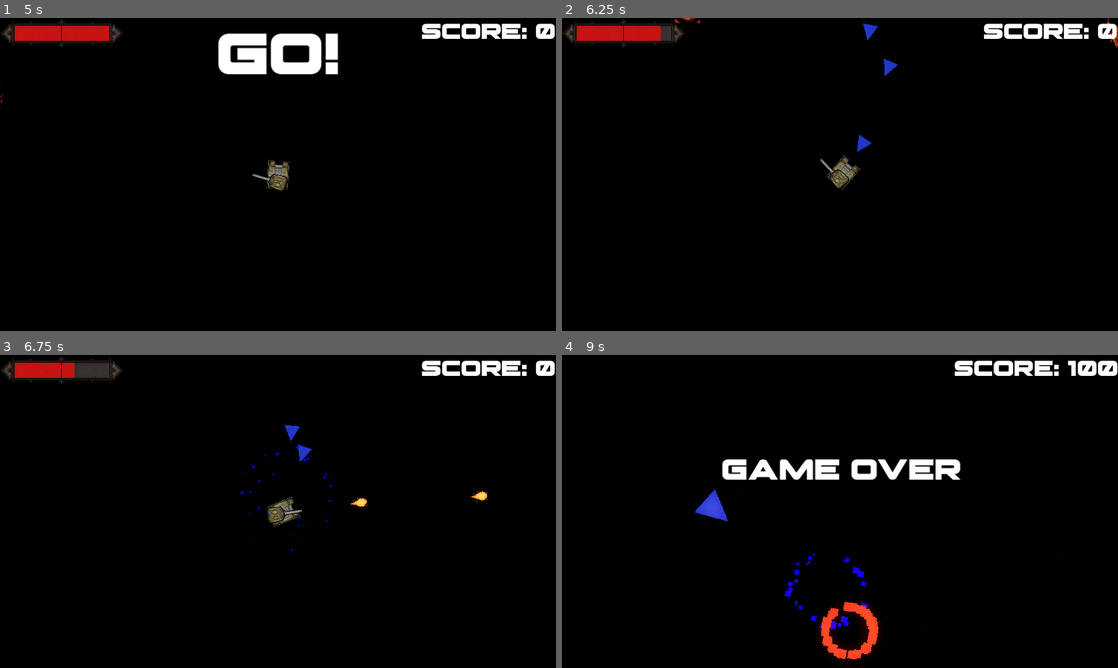
Above: before the commit, frames 1-4 (two rows, left to right).
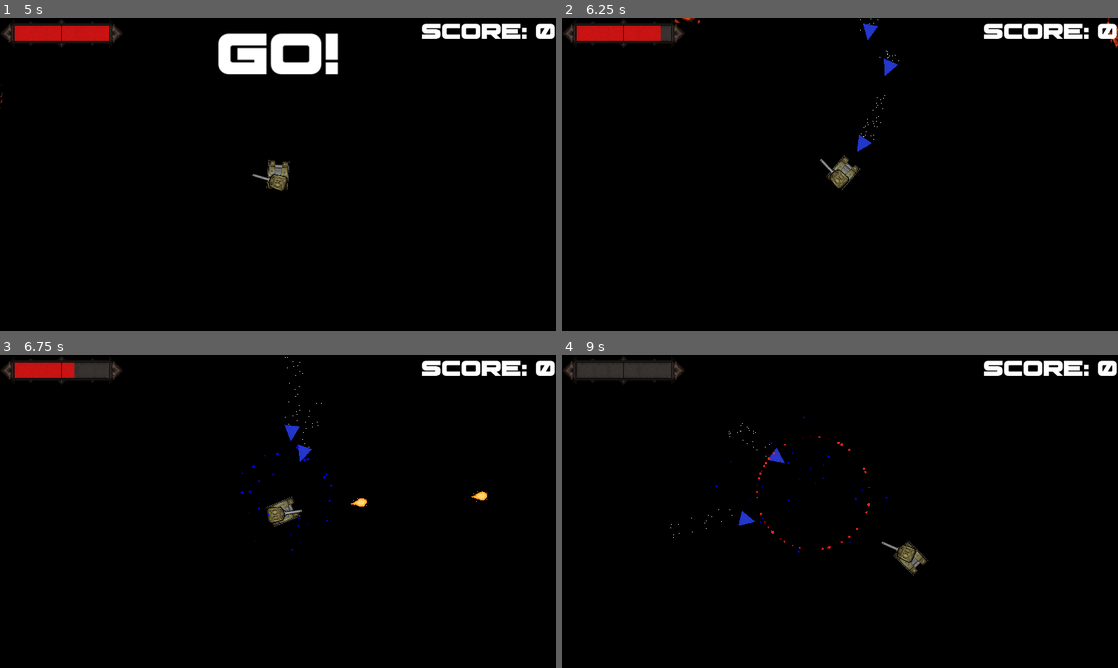
Above: after the commit, the same moments.

Repository: C1nemaclub/battletank
Game: Godot game, scene res://scenes/node.tscn
Two runs of this game, one before a commit and one after it. Both use one fixed random seed, a clock stepped at 60 frames per second and the inputs below.
Inputs (mouse positions are in pixels of both pictures, inside the frame that each line leads up to):
- Up to frame 1 (5 s): tap Enter at 0.5 s; move the mouse to (400, 158) at 0.52 s; press the mouse at (400, 158) at 0.53 s; hold D (right) 0.53-1.28 s; move the mouse to (166, 190) at 1.27 s; release the mouse at (166, 190) at 1.28 s; hold S (down) 1.28-2.03 s; click (166, 190) at 1.35 s; move the mouse to (333, 105) at 2.02 s; press the mouse at (333, 105) at 2.03 s; hold D (right) 2.03-2.78 s; move the mouse to (250, 237) at 2.77 s; release the mouse at (250, 237) at 2.78 s; hold W (up) 2.78-3.53 s; click (250, 237) at 2.85 s; move the mouse to (444, 221) at 3.52 s; press the mouse at (444, 221) at 3.53 s; hold A (left) from 3.53 s (still down); move the mouse to (111, 127) at 4.27 s; release the mouse at (111, 127) at 4.28 s; click (111, 127) at 4.35 s
- Up to frame 2 (6.25 s): move the mouse to (867, 174) at 5.02 s; release A (left) at 5.03 s; press the mouse at (867, 174) at 5.03 s; hold S (down) 5.03-5.78 s; move the mouse to (756, 96) at 5.77 s; release the mouse at (756, 96) at 5.78 s; hold D (right) from 5.78 s (still down); click (756, 96) at 5.85 s
- Up to frame 3 (6.75 s): move the mouse to (400, 495) at 6.52 s; release D (right) at 6.53 s; press the mouse at (400, 495) at 6.53 s; hold W (up) from 6.53 s (still down)
- Up to frame 4 (9 s): move the mouse to (728, 527) at 7.27 s; release W (up) at 7.28 s; release the mouse at (728, 527) at 7.28 s; hold D (right) 7.28-8.03 s; click (728, 527) at 7.35 s; move the mouse to (895, 442) at 8.02 s; press the mouse at (895, 442) at 8.03 s; hold S (down) 8.03-8.75 s; release the mouse at (895, 442) at 8.75 s; click (845, 527) at 8.75 s, where only the run after the commit has a clickable "Restart"

Frame 1 is identical in both runs. In frame 2, less than 0.1% of the frame differs, in the area x 53-61%, y 0-39%; in frame 3, less than 0.1%; in frame 4, 5.9%, in the area x 0-100%, y 0-98%.

Commit message:
new stuff

Diff:
--- a/project.godot
+++ b/project.godot
@@ -18,9 +18,10 @@
 
 [display]
 
-window/size/mode=4
 window/stretch/mode="canvas_items"
 window/stretch/aspect="expand"
+mouse_cursor/custom_image="res://assets/Crosshair 2.png"
+mouse_cursor/custom_image_hotspot=Vector2(64, 64)
 
 [editor]
 
--- a/scenes/enemy.gd
+++ b/scenes/enemy.gd
@@ -8,6 +8,7 @@
 var t = 0.0;
 var speed = randf_range(0.05, 0.15);
 var damage: float = 20;
+
 
 func _process(delta):
 	if(is_instance_valid(player)):
--- a/scenes/enemy.tscn
+++ b/scenes/enemy.tscn
@@ -1,8 +1,12 @@
-[gd_scene load_steps=4 format=3 uid="uid://sfvxdg5pvsmx"]
+[gd_scene load_steps=5 format=3 uid="uid://sfvxdg5pvsmx"]
 
 [ext_resource type="Script" path="res://scenes/enemy.gd" id="1_55y60"]
 [ext_resource type="Texture2D" uid="uid://cp5bdi6aflkxt" path="res://assets/enemy.png" id="1_mkaib"]
 [ext_resource type="PackedScene" uid="uid://dqplmgb0qqy7i" path="res://scenes/Particles.tscn" id="3_r274t"]
+
+[sub_resource type="Curve" id="Curve_1xlij"]
+_data = [Vector2(0.00666667, 0.991287), 0.0, 0.0, 0, 0, Vector2(1, 0.407507), 0.0, 0.0, 0, 0]
+point_count = 2
 
 [node name="Enemy" type="Sprite2D"]
 texture_filter = 1
@@ -17,5 +21,15 @@
 [node name="CollisionPolygon2D" type="CollisionPolygon2D" parent="Area2D"]
 polygon = PackedVector2Array(-32, 32, 32, -1, -32, -32)
 
+[node name="CPUParticles2D" type="CPUParticles2D" parent="."]
+position = Vector2(-36, 1)
+amount = 64
+emission_shape = 3
+emission_rect_extents = Vector2(1, 32.985)
+gravity = Vector2(-250, 0)
+scale_amount_min = 2.0
+scale_amount_max = 3.0
+scale_amount_curve = SubResource("Curve_1xlij")
+
 [connection signal="area_entered" from="Area2D" to="." method="_on_area_2d_area_entered"]
 [connection signal="body_entered" from="Area2D" to="." method="_on_area_2d_body_entered"]
--- a/scenes/hud.gd
+++ b/scenes/hud.gd
@@ -17,7 +17,7 @@
 
 func gameOver():
 	$GameOverLabel.visible = true
-	#$ResetButton.visible = true
+	$ResetButton.visible = true
 
 func _on_enemy_5_death():
 	pass # Replace with function body.
--- a/scenes/node.tscn
+++ b/scenes/node.tscn
@@ -17,8 +17,11 @@
 var can_spawn = true
 var is_game_live = false;
 var enemy_quantity = 2;
+var cursor = preload(\"res://assets/Crosshair 2.png\")
 # Called when the node enters the scene tree for the first time.
 func _ready():
+	#Input.set_custom_mouse_cursor(cursor)
+	Input.set_custom_mouse_cursor(cursor, Input.CURSOR_ARROW)
 	$CountdownTimer.connect(\"timeout\", onTimerCountdown)
 	var enemy = get_node(\"Enemy\")
 	if (!is_instance_valid(enemyTriangle)):
@@ -64,16 +67,6 @@
 func enemyDeath(points):
 	updateScore(points)
 
-func reset():
-	score = 0
-	updateScore(score)
-
-	var _player = player.instantiate()
-	_player.global_position = Vector2(500, 500)
-	add_child(_player)
-	is_game_live = true;
-	$HUD.gameStart()
-
 
 func _on_player_on_kill(killPoints):
 	score += killPoints;
@@ -89,7 +82,22 @@
 	$HUD.gameOver()
 
 func _on_hud_reset_game():
-	self.reset()
+	#self.reset()
+	score = 0;
+	updateScore(score);
+	is_game_live = true;
+	$HUD.gameStart();
+	$Player.start(Vector2(500, 500));
+
+func reset():
+	score = 0
+	updateScore(score)
+
+	var _player = player.instantiate()
+	_player.global_position = Vector2(500, 500)
+	add_child(_player)
+	is_game_live = true;
+	$HUD.gameStart()
 
 "
 
--- a/scenes/player.gd
+++ b/scenes/player.gd
@@ -24,6 +24,7 @@
 func _on_health_component_has_died():
 	playerDeath.emit()
 	explode()
+	main_gun.can_shoot = false
 
 func _on_health_component_health_changed(old_value, new_value):
 	health_bar.value = new_value;
@@ -45,13 +46,21 @@
 
 
 func explode():
-	Engine.time_scale = 0.1;
+	slowMo()
 	var explosion = death_explosion.instantiate();
 	explosion.global_position = tank.global_position;
 	explosion.rotation = tank.global_rotation;
 	explosion.emitting = true;
 	get_tree().get_root().add_child(explosion)
-	queue_free()
+	#queue_free()
+	tank.set_deferred("disable", true)
+	hide()
+
+func start(pos: Vector2):
+	show();
+	tank.position = pos;
+	Health.initializeHealth()
+	main_gun.can_shoot = true
 
 func emitKill(score: int):
 	onKill.emit(score)
Binary file added: assets/Crosshair 2.png
Not shown, added: assets/Crosshair 2.png.import
Binary file added: assets/crosshairs_strip6.png
Not shown, added: assets/crosshairs_strip6.png.import
